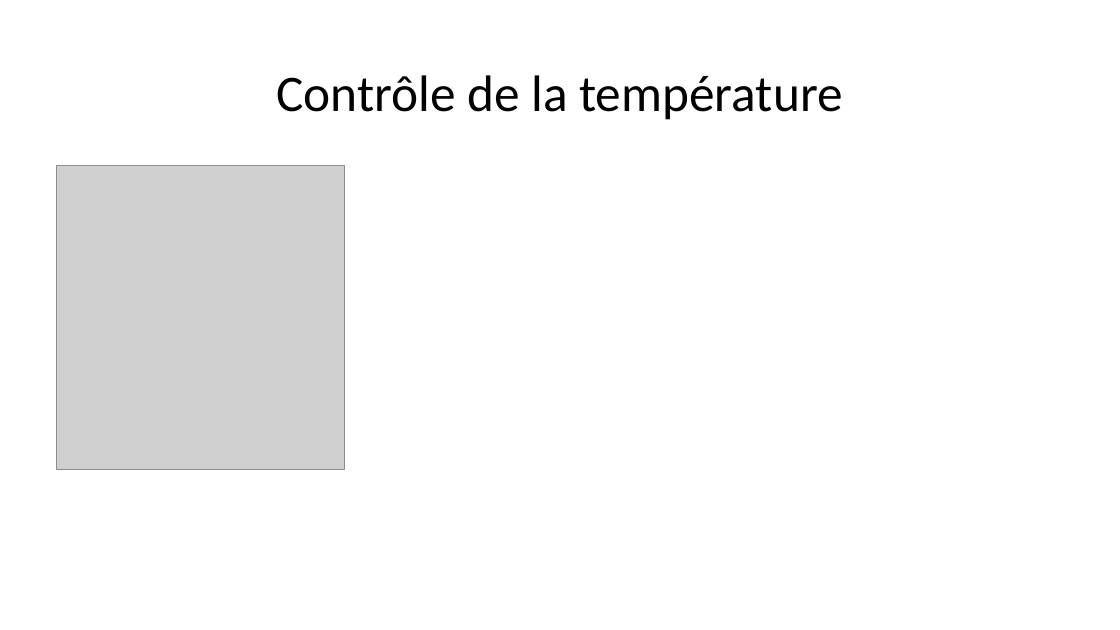
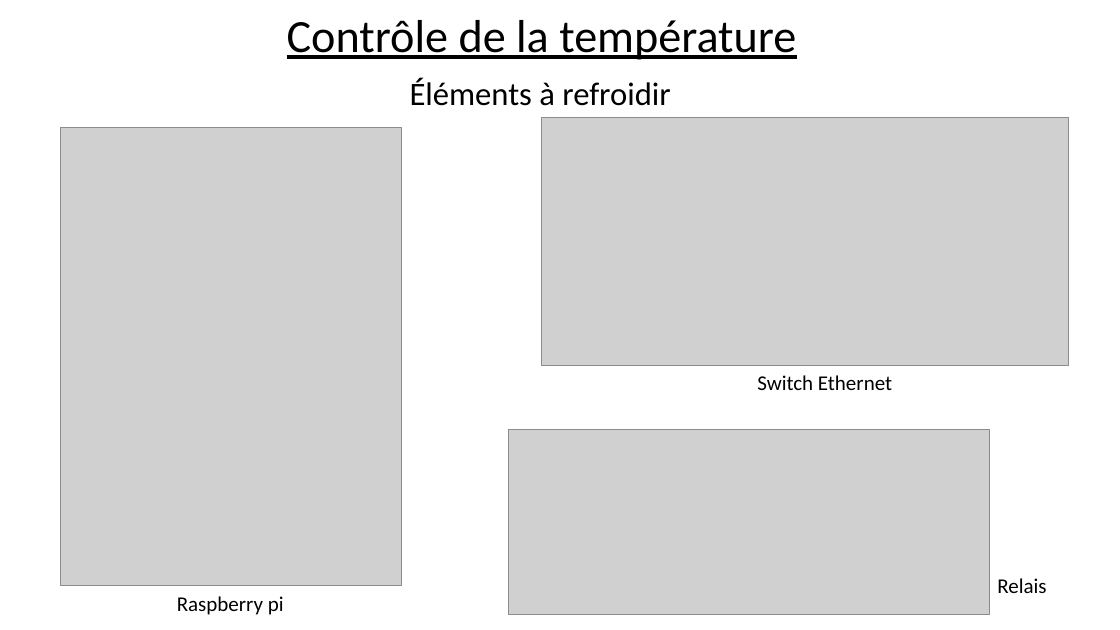
Before and after one commit to ZeromusSoftware/RPi3500, a slide deck: slide 3 of heat_control/Presentation_TIPE.pptx. Drawn at 1120x630 pixels with LibreOffice and Linux fonts; fonts in the diff are those of the drawing; grey boxes stand for pictures. Boxes give left, top, right and bottom in pixels: in the first picture for what was removed or moved away, otherwise in the second. Text is boxed around its words. In the diff, an @@ line names an element or a change of style, - is before the commit and + after.

```diff
--- a/heat_control/Presentation_TIPE.pptx
+++ b/heat_control/Presentation_TIPE.pptx
@@ title "Contrôle de la température": place and size @@
-title "Contrôle de la température" at [276,75,843,120]
+title "Contrôle de la température" at [287,20,796,60]
@@ title "Contrôle de la température" at [287,20,796,60]: size 44 to 39.6 pt, underline on @@
@@ text added at [410,79,670,106], 28 pt, text #000000 @@
+Éléments à refroidir
@@ picture added at [542,117,1069,365] @@
@@ picture at [61,128,402,586]: rotation 0 to 270 degrees @@
@@ text added at [757,375,892,390], 18 pt, text #000000 @@
+Switch Ethernet
@@ picture added at [509,429,990,614] @@
@@ text added at [177,596,284,615], 18 pt, text #000000 @@
+Raspberry pi
@@ text added at [997,578,1046,593], 18 pt, text #000000 @@
+Relais
```
Also in this commit, not shown: 1 other slide changed, 4 slides added, 1 slide removed.
